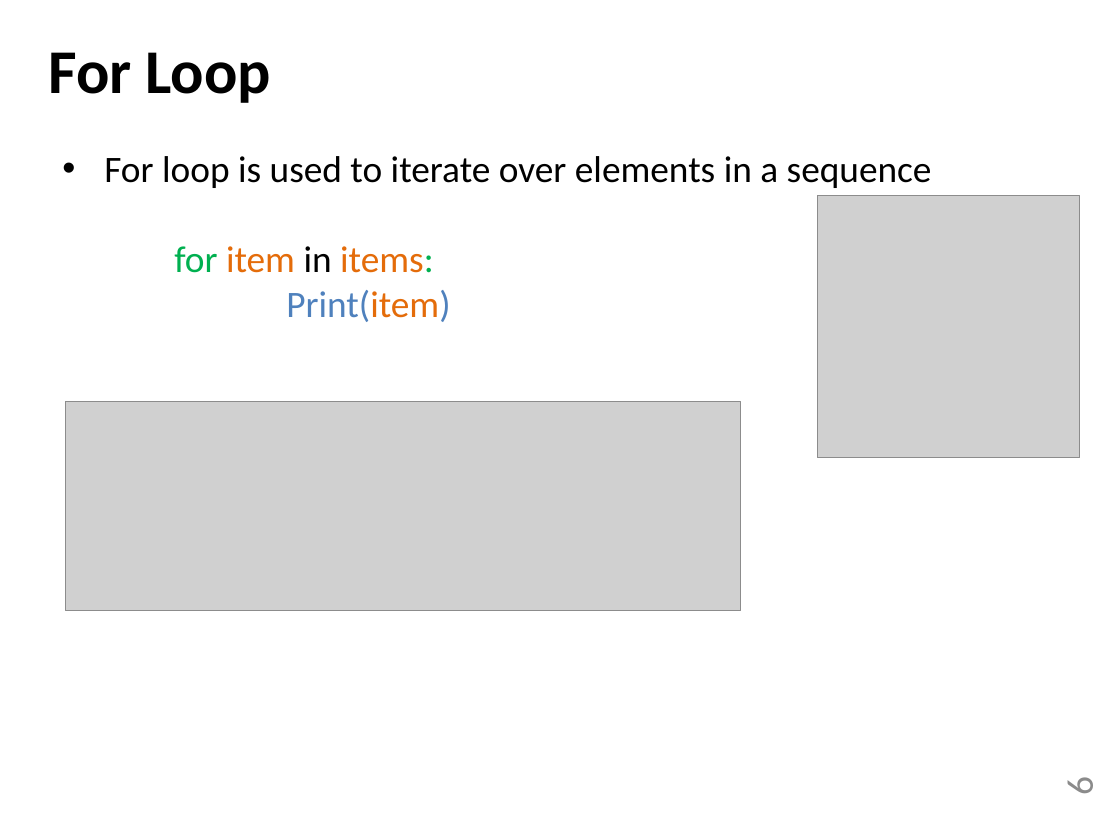
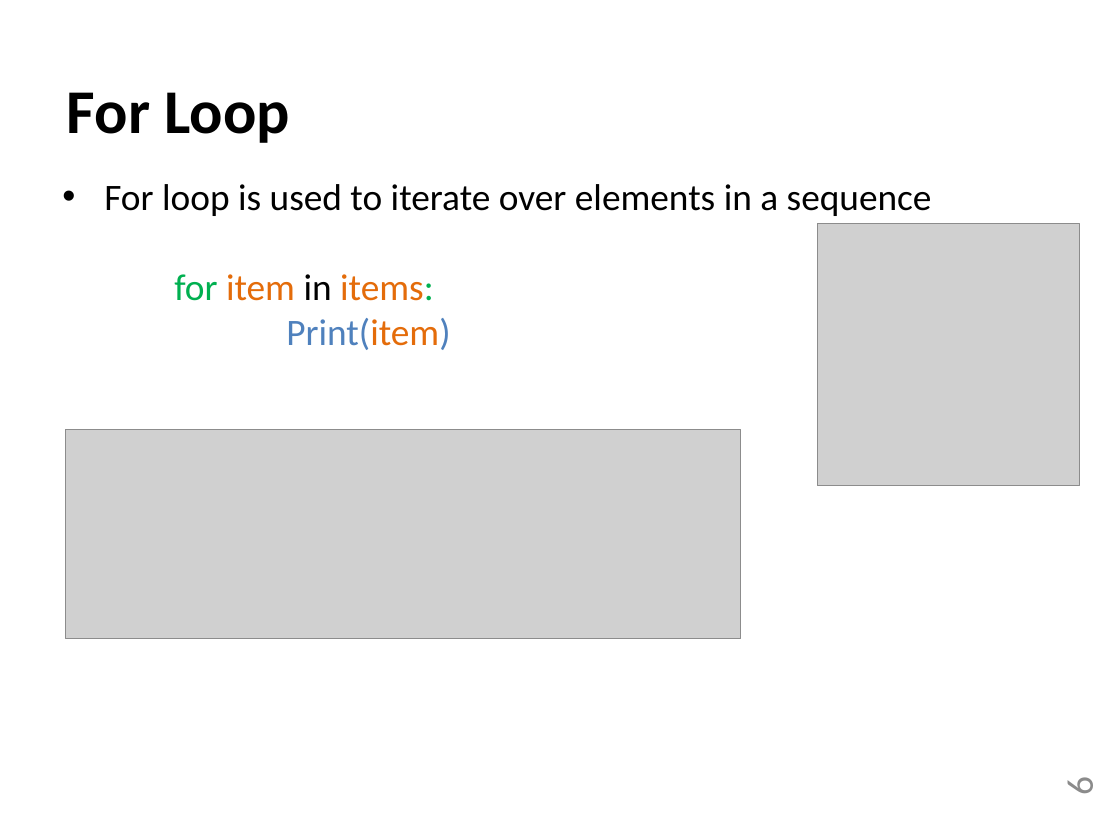
Before and after one commit to TheZerOne/PythonBeginnersCourse, a slide deck: slide 6 of Python basics/03-Python - Control flow.pptx. Drawn at 1120x840 pixels with LibreOffice and Linux fonts; fonts in the diff are those of the drawing; grey boxes stand for pictures. Boxes give left, top, right and bottom in pixels: in the first picture for what was removed or moved away, otherwise in the second. Text is boxed around its words. In the diff, an @@ line names an element or a change of style, - is before the commit and + after.

```diff
--- a/Python basics/03-Python - Control flow.pptx
+++ b/Python basics/03-Python - Control flow.pptx
@@ text "For Loop": place and size @@
-text "For Loop" at (48, 52, 271, 103)
+text "For Loop" at (67, 92, 289, 143)
@@ 2 pictures, 1 text: place and size @@
-2 pictures, 1 text at (65, 156, 1080, 610)
+2 pictures, 1 text at (65, 184, 1080, 638)
```
Also in this commit, not shown: 3 other slides changed, 14 other files.
